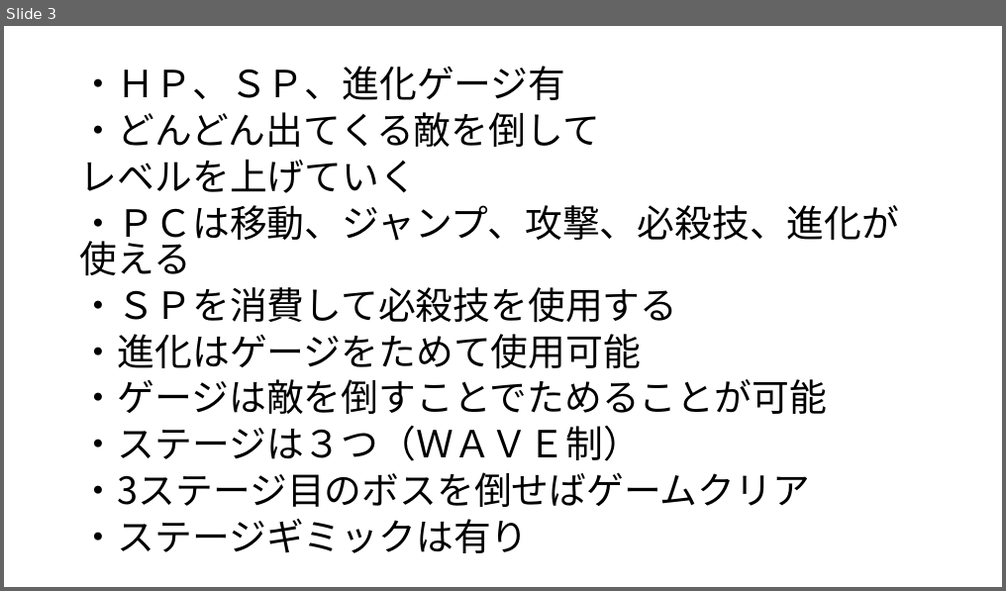
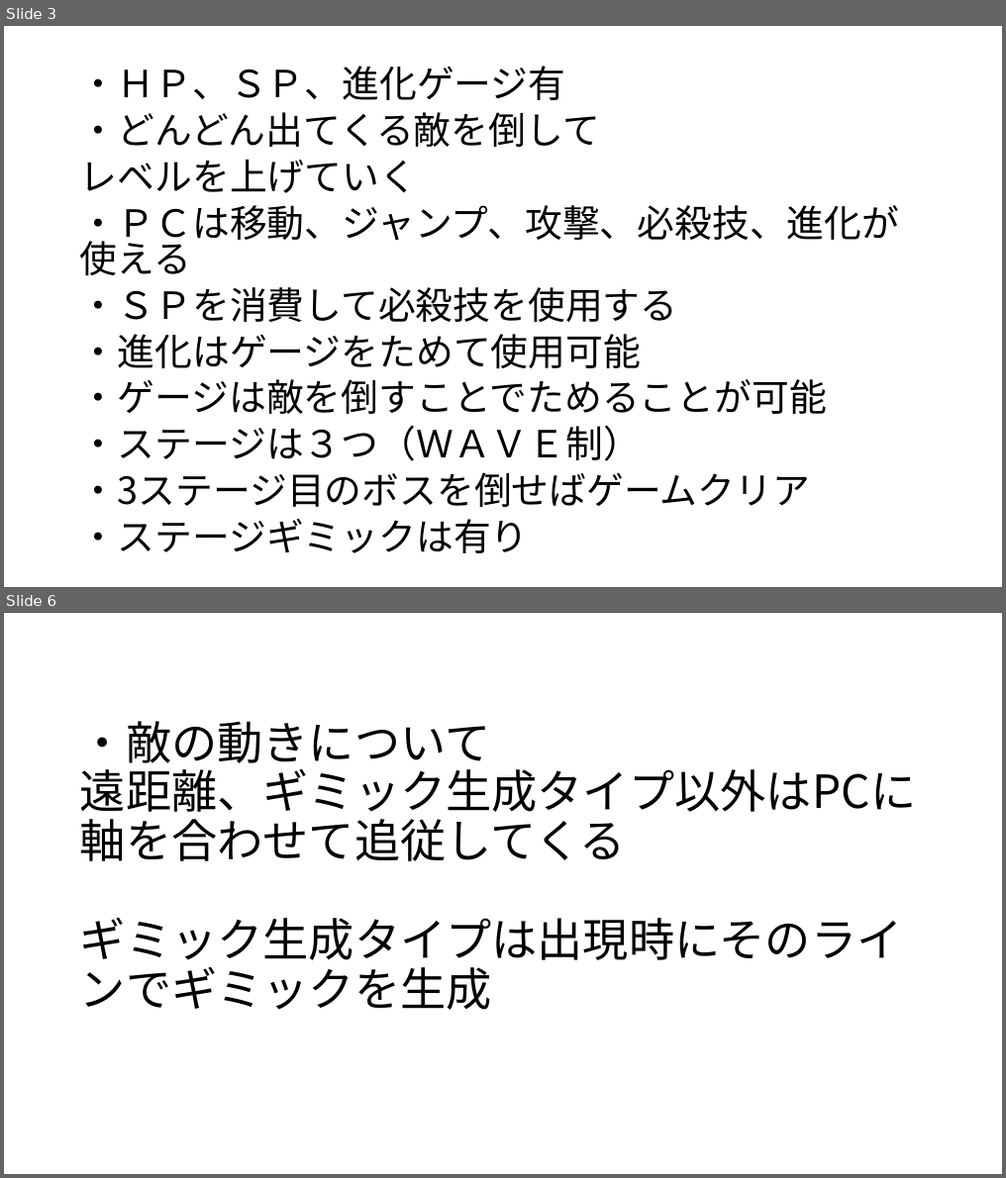
Before and after one commit to GCLUC2019/GameProject, a slide deck: Fukuyama/ゲームキャンプ企画書.pptx. Shown one above the other, each under a label of ours: slide 3 before the commit, slides 3 and 6 after it; the slides between them are not shown. The pictures are 1006x591 and 1006x1178 pixels, drawn with LibreOffice and Linux fonts; fonts in the diff are those of the drawing. Boxes give left, top, right and bottom in pixels: in the first picture for what was removed or moved away, otherwise in the second. Text is boxed around its words. In the diff, an @@ line names an element or a change of style, - is before the commit and + after.

Commit message:
ギミックまで作成

```diff
--- a/Fukuyama/ゲームキャンプ企画書.pptx
+++ b/Fukuyama/ゲームキャンプ企画書.pptx
@@ slide 6 added at [4,613,1002,1174], background #FFFFFF @@
@@ title added at [80,721,917,1010], 44 pt, text #000000 @@
+・敵の動きについて
+遠距離、ギミック生成タイプ以外はPCに軸を合わせて追従してくる
+ギミック生成タイプは出現時にそのラインでギミックを生成
```
Also in this commit, not shown: 2 slides changed, 1 other slide added.
